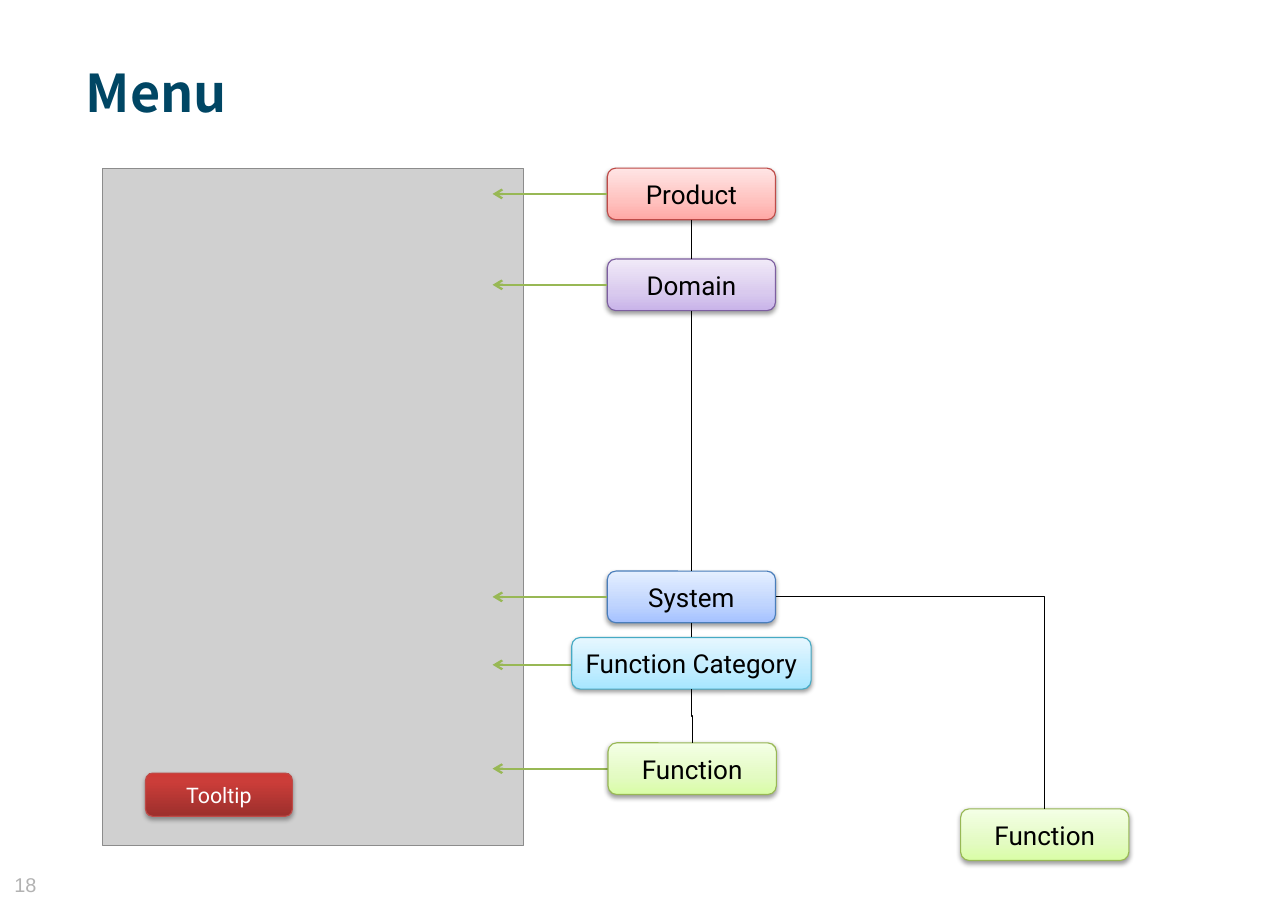
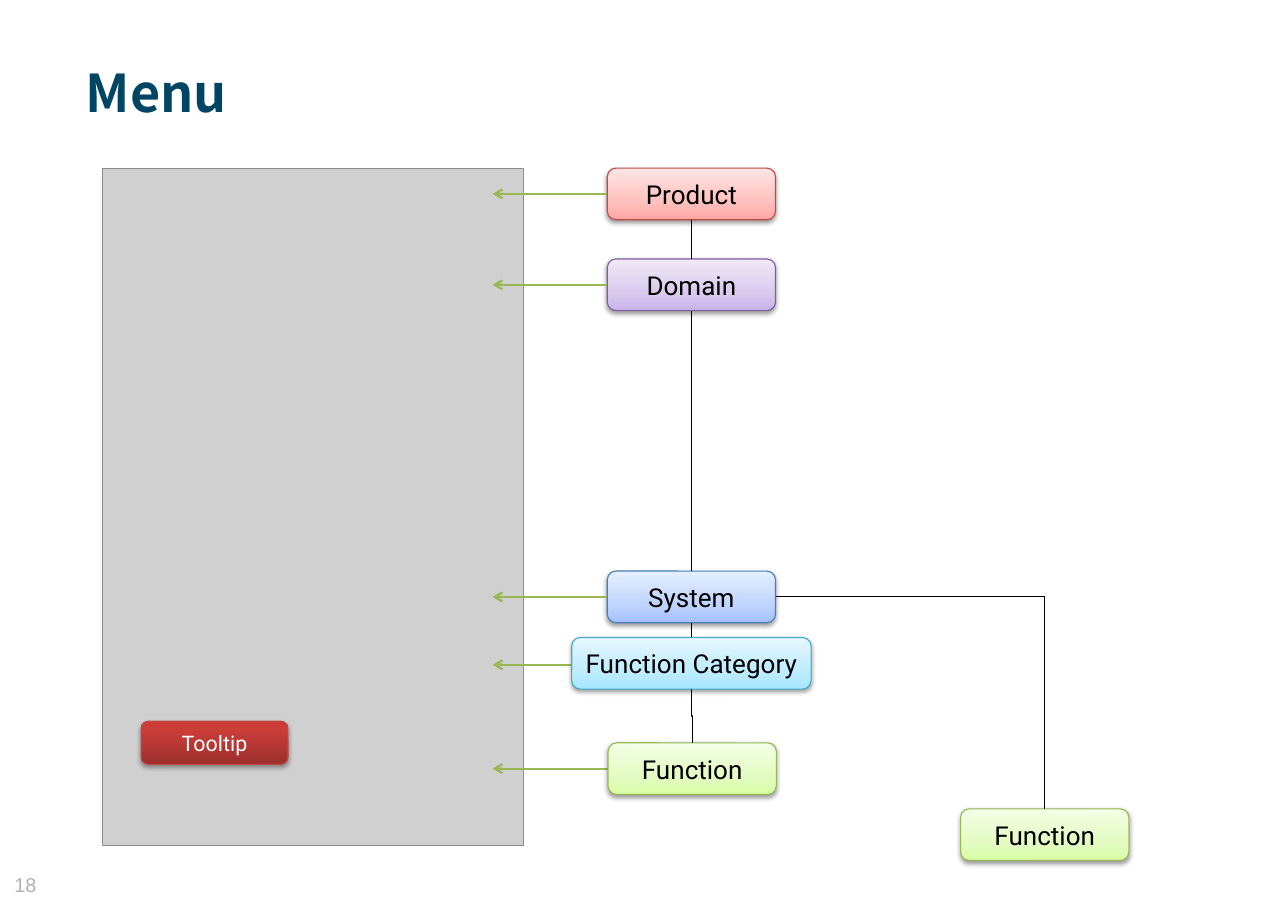
Before and after one commit to MosesZhu/Cube, a slide deck: slide 18 of Document/New Webframework Introduction.pptx. Drawn at 1288x911 pixels with LibreOffice and Linux fonts; fonts in the diff are those of the drawing; grey boxes stand for pictures; background and template pictures are left out. Boxes give left, top, right and bottom in pixels: in the first picture for what was removed or moved away, otherwise in the second. Text is boxed around its words. In the diff, an @@ line names an element or a change of style, - is before the commit and + after.

```diff
--- a/Document/New Webframework Introduction.pptx
+++ b/Document/New Webframework Introduction.pptx
@@ rounded rectangle "Tooltip": place and size @@
-rounded rectangle "Tooltip" at [145,773,292,816]
+rounded rectangle "Tooltip" at [141,722,288,765]
```
Also in this commit, not shown: 4 other slides changed, 1 slide added, 7 other files.
